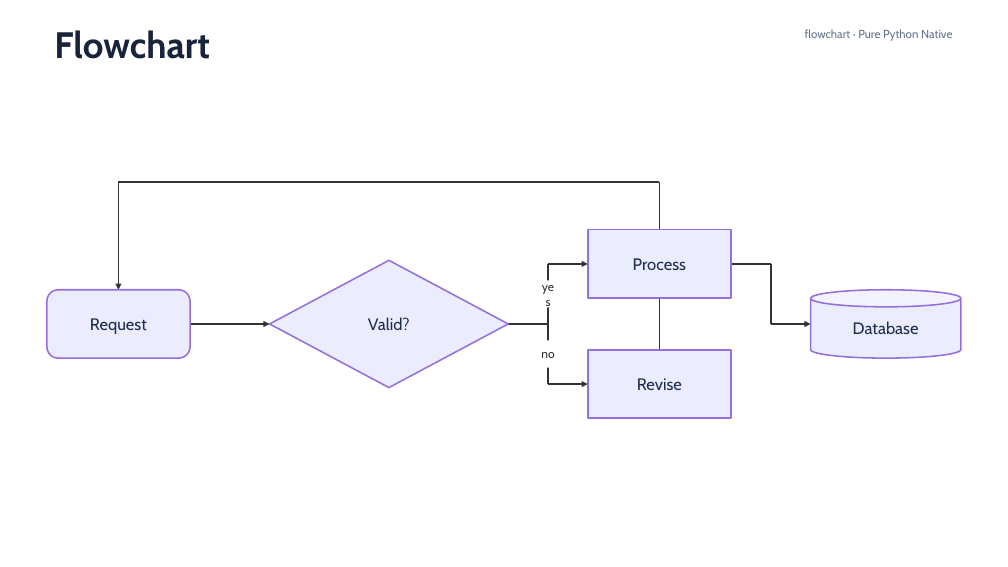
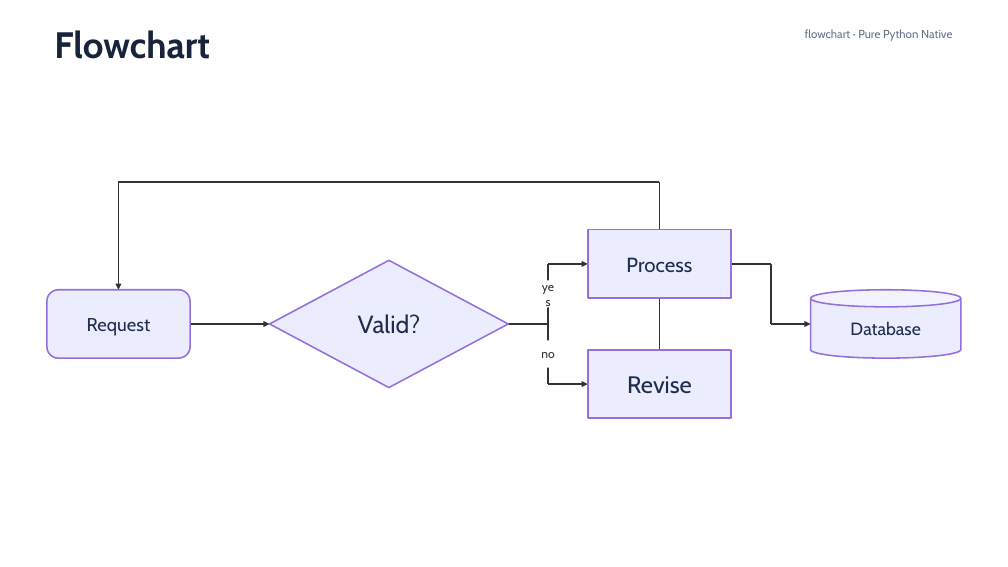
Before and after one commit to sci-gen/diagram-pptx, a slide deck: slide 1 of examples/mermaid-syntax/mermaid-11.16-gallery.pptx. Drawn at 1008x567 pixels with LibreOffice and Linux fonts; fonts in the diff are those of the drawing. Boxes give left, top, right and bottom in pixels: in the first picture for what was removed or moved away, otherwise in the second. Text is boxed around its words. In the diff, an @@ line names an element or a change of style, - is before the commit and + after.

```diff
--- a/examples/mermaid-syntax/mermaid-11.16-gallery.pptx
+++ b/examples/mermaid-syntax/mermaid-11.16-gallery.pptx
@@ rectangle "Process" at [588, 230, 731, 298]: size 15.8 to 19.5 pt @@
@@ diamond "Valid?" at [270, 260, 509, 387]: size 15.8 to 23.7 pt @@
@@ rounded rectangle "Request" at [47, 290, 190, 358]: size 15.8 to 17.6 pt @@
@@ cylinder "Database" at [811, 290, 961, 358]: size 15.8 to 16.9 pt @@
@@ rectangle "Revise" at [588, 350, 731, 418]: size 15.8 to 22.7 pt @@
```
Also in this commit, not shown: 20 other slides changed, 27 other files.
